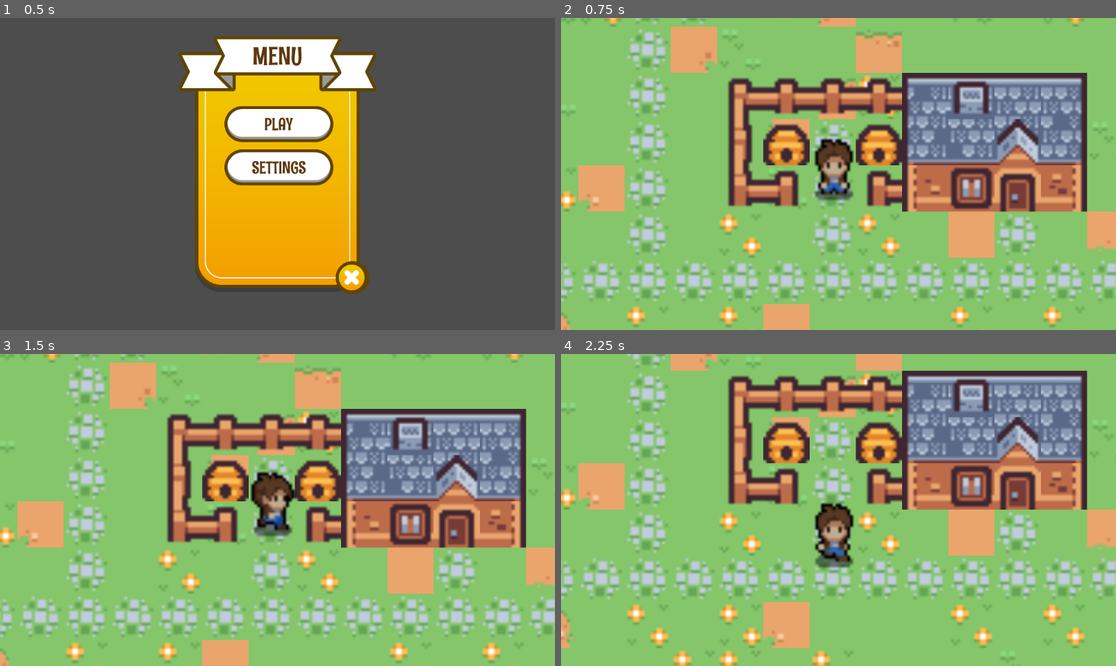
Above: before the commit, frames 1-4 (two rows, left to right).
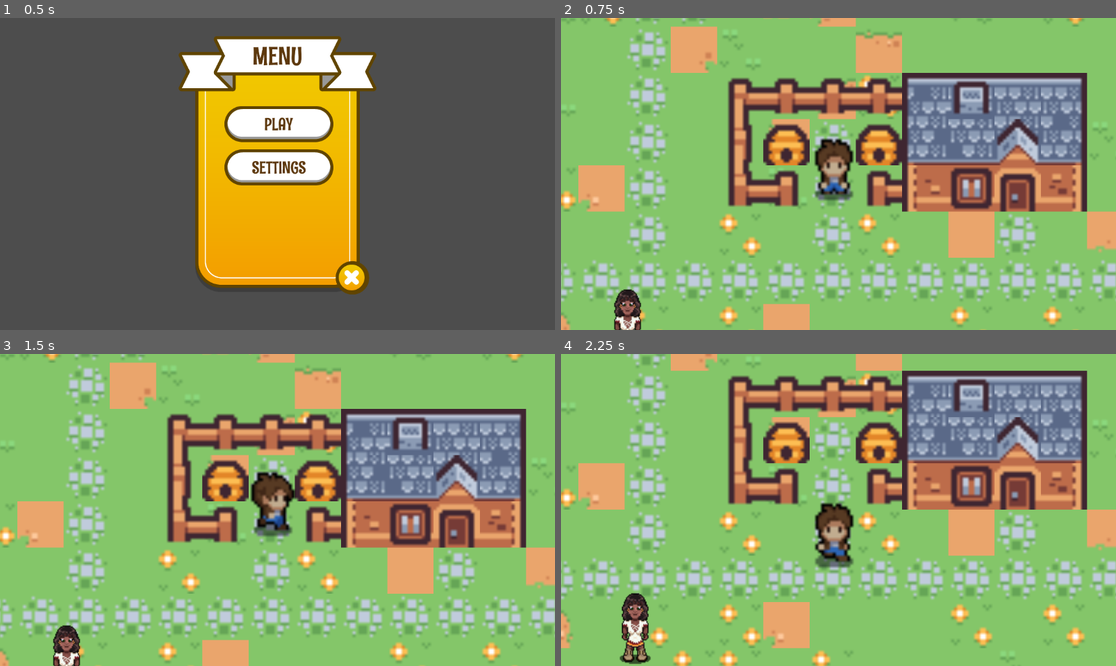
Above: after the commit, the same moments.

Repository: expecto27/shadowSword
Game: Godot game, scene res://scenes/main_menu.tscn
Two runs of this game, one before a commit and one after it. Both use one fixed random seed, a clock stepped at 60 frames per second and the inputs below.
Inputs (mouse positions are in pixels of both pictures, inside the frame that each line leads up to):
- Up to frame 1 (0.5 s): no input
- Up to frame 2 (0.75 s): click (838, 124) at 0.5 s
- Up to frame 3 (1.5 s): tap Enter at 1.25 s; hold D (right) from 1.28 s (still down)
- Up to frame 4 (2.25 s): release D (right) at 2.03 s; hold S (down) from 2.03 s (still down)

Frame 1 is identical in both runs. In frame 2, 0.6% of the frame differs, in the area x 9-15%, y 86-100%; in frame 3, 0.6%; in frame 4, 1.0%, in the area x 10-17%, y 76-100%.

Commit message:
doesnt worked move npc

Diff:
--- a/scenes/lvl1.tscn
+++ b/scenes/lvl1.tscn
@@ -1,9 +1,10 @@
-[gd_scene load_steps=7 format=3 uid="uid://bjy6xcenl3blc"]
+[gd_scene load_steps=8 format=3 uid="uid://bjy6xcenl3blc"]
 
 [ext_resource type="Texture2D" uid="uid://ca4wddubqml7v" path="res://Tilemap/tilemap.png" id="1_lxvg5"]
 [ext_resource type="TileSet" uid="uid://b7ckk2qal8tcb" path="res://Tilemap/tl1.tres" id="2_rdpb4"]
 [ext_resource type="PackedScene" uid="uid://demd3q6700pwb" path="res://scenes/chebupel.tscn" id="4_nkn42"]
 [ext_resource type="PackedScene" uid="uid://ceafa02101l0v" path="res://scenes/house_1.tscn" id="4_ua744"]
+[ext_resource type="PackedScene" uid="uid://6k885icp8ynj" path="res://scenes/woman.tscn" id="5_80ohd"]
 
 [sub_resource type="TileSetAtlasSource" id="TileSetAtlasSource_cyv0j"]
 texture = ExtResource("1_lxvg5")
@@ -441,3 +442,6 @@
 platform_on_leave = 2
 platform_floor_layers = 1
 platform_wall_layers = 8
+
+[node name="CharacterBody2D" parent="." instance=ExtResource("5_80ohd")]
+position = Vector2(439, 359)
--- /dev/null
+++ b/scenes/woman.tscn
@@ -0,0 +1,23 @@
+[gd_scene load_steps=4 format=3 uid="uid://6k885icp8ynj"]
+
+[ext_resource type="Script" path="res://scripts/woman.gd" id="1_6iu80"]
+[ext_resource type="Texture2D" uid="uid://jhurpw2rme4h" path="res://assets/skins/middle_age_b_woman_down_idle.png" id="1_8rclf"]
+
+[sub_resource type="RectangleShape2D" id="RectangleShape2D_j66h0"]
+size = Vector2(15, 26)
+
+[node name="CharacterBody2D" type="CharacterBody2D"]
+script = ExtResource("1_6iu80")
+
+[node name="Sprite2D" type="Sprite2D" parent="."]
+position = Vector2(7.75, 14.1463)
+scale = Vector2(0.353659, 0.353659)
+texture = ExtResource("1_8rclf")
+
+[node name="StandingTimer" type="Timer" parent="."]
+
+[node name="CollisionShape2D" type="CollisionShape2D" parent="."]
+position = Vector2(7.5, 13)
+shape = SubResource("RectangleShape2D_j66h0")
+
+[connection signal="timeout" from="StandingTimer" to="." method="_on_standing_timer_timeout"]
--- /dev/null
+++ b/scripts/woman.gd
@@ -0,0 +1,33 @@
+extends CharacterBody2D
+var stands = true
+var destination = Vector2()
+var vel = 200
+
+func _physics_process(delta):
+	wander()
+
+func set_destination(dest):
+	destination = dest
+	self.velocity = (destination - position).normalized() * vel
+	move_and_slide()
+	stands = false
+
+
+func cancel_movement():
+	velocity = Vector2()
+	destination = Vector2()
+	$StandingTimer.start(0)
+
+func wander():
+	var pos = position
+	if stands:
+		randomize()
+		var x = int(randf_range(pos.x - 50, pos.x + 50)) * 100
+		var y = int(randf_range(pos.y - 50, pos.y + 50)) * 100
+		set_destination(Vector2(x, y))
+	elif velocity != Vector2():
+		cancel_movement()
+
+
+func _on_standing_timer_timeout():
+	stands = true
Binary file added: assets/skins/middle_age_b_woman_down_idle.png
Not shown, added: assets/skins/middle_age_b_woman_down_idle.png.import
